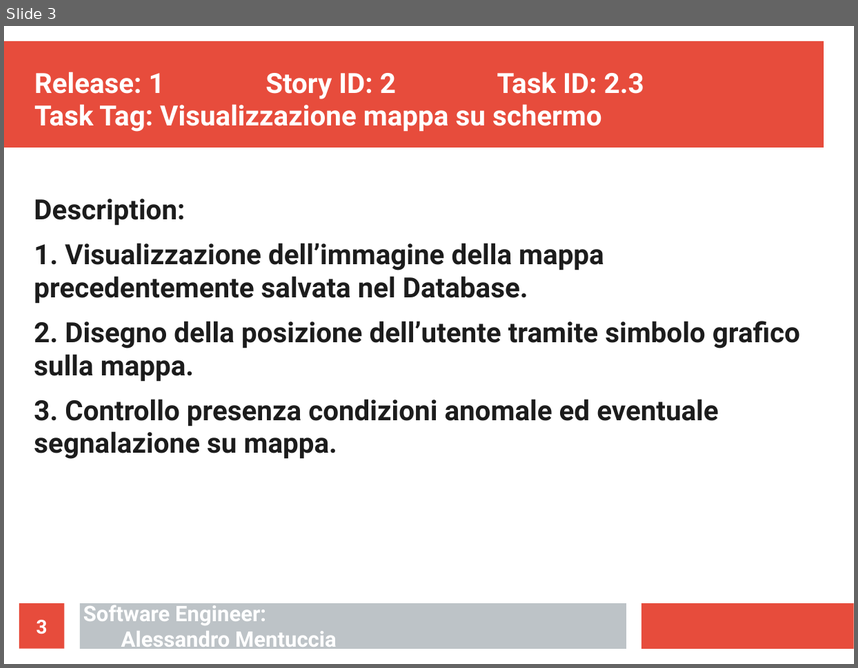
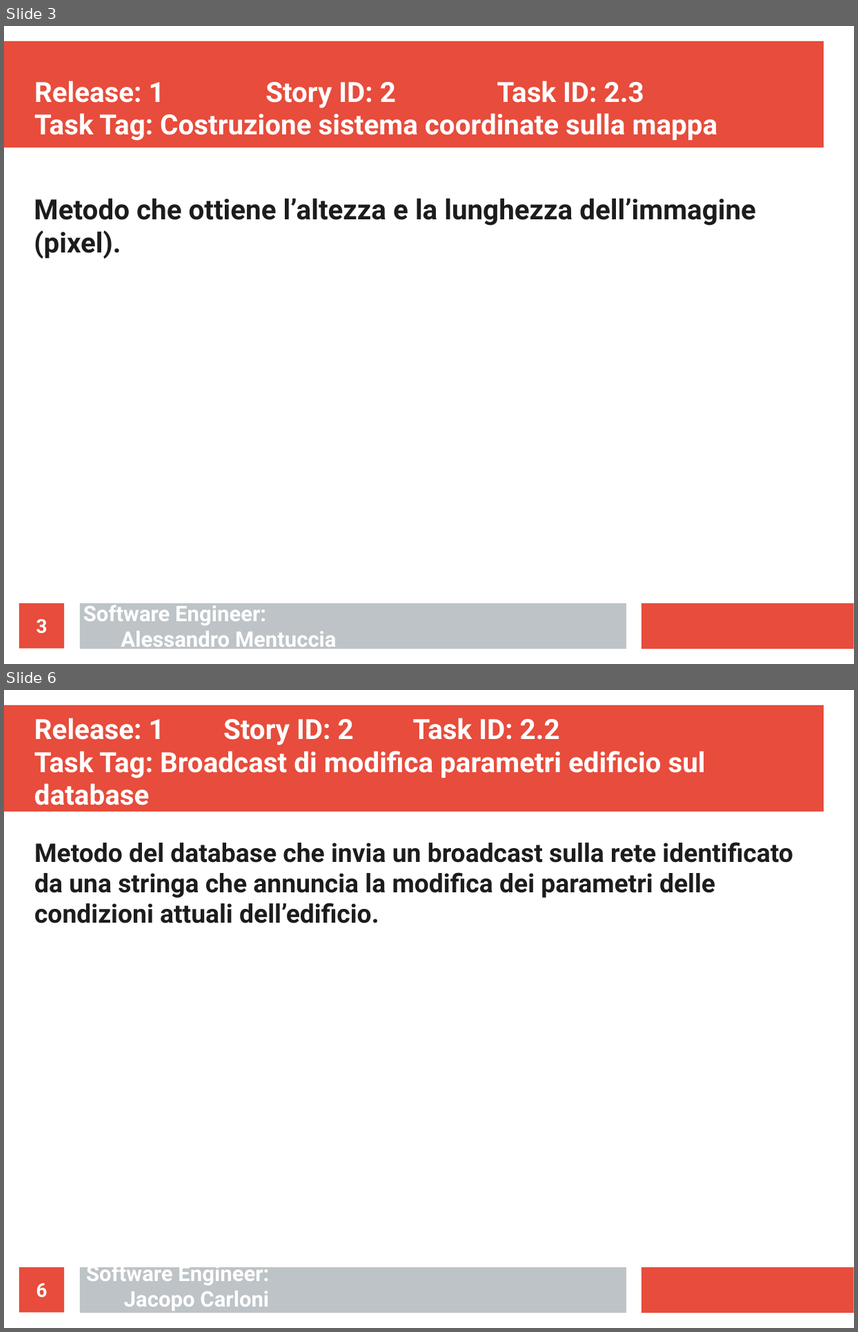
Before and after one commit to ecorradini/ProgettoIDS, a slide deck: AnalisiRequisiti/TaskGestioneMappe.ppt. Shown one above the other, each under a label of ours: slide 3 before the commit, slides 3 and 6 after it; the slides between them are not shown. The pictures are 858x668 and 858x1332 pixels, drawn with LibreOffice and Linux fonts; fonts in the diff are those of the drawing. Boxes give left, top, right and bottom in pixels: in the first picture for what was removed or moved away, otherwise in the second. Text is boxed around its words. In the diff, an @@ line names an element or a change of style, - is before the commit and + after.

Commit message:
TASK

```diff
--- a/AnalisiRequisiti/TaskGestioneMappe.ppt
+++ b/AnalisiRequisiti/TaskGestioneMappe.ppt
@@ slide 6 added at (4,690,854,1328), background #FFFFFF; not listed: 3 template elements that a slide beside it also shows @@
@@ text added at (34,718,706,805), 26 pt, text #FFFFFF, bold @@
+Release: 1 Story ID: 2 Task ID: 2.2
+Task Tag: Broadcast di modifica parametri edificio sul database
@@ text added at (34,842,793,923), 24 pt, text #1C1C1C, bold @@
+Metodo del database che invia un broadcast sulla rete identificato da una stringa che annuncia la modifica dei parametri delle condizioni attuali dell’edificio.
@@ page number added at (19,1267,65,1312), fill #E74C3C, 18 pt, text #FFFFFF, bold @@
+6
@@ text added at (86,1261,269,1310), 20 pt, text #FFFFFF, bold @@
+Software Engineer:
+Jacopo Carloni
@@ slide 3 changed as well @@
@@ title at (34,81,718,141): text changed @@
-Release: 1 Story ID: 2 Task ID: 2.3
-Task Tag: Visualizzazione mappa su schermo
+Release: 1 Story ID: 2 Task ID: 2.3
+Task Tag: Costruzione sistema coordinate sulla mappa
@@ text at (34,198,756,259): text changed @@
-Description:
-1. Visualizzazione dell’immagine della mappa precedentemente salvata nel Database.
-2. Disegno della posizione dell’utente tramite simbolo grafico sulla mappa.
-3. Controllo presenza condizioni anomale ed eventuale segnalazione su mappa.
+Metodo che ottiene l’altezza e la lunghezza dell’immagine (pixel).
```
Also in this commit, not shown: 2 other slides changed, 5 other slides added, 1 slide removed, 2 other files.
